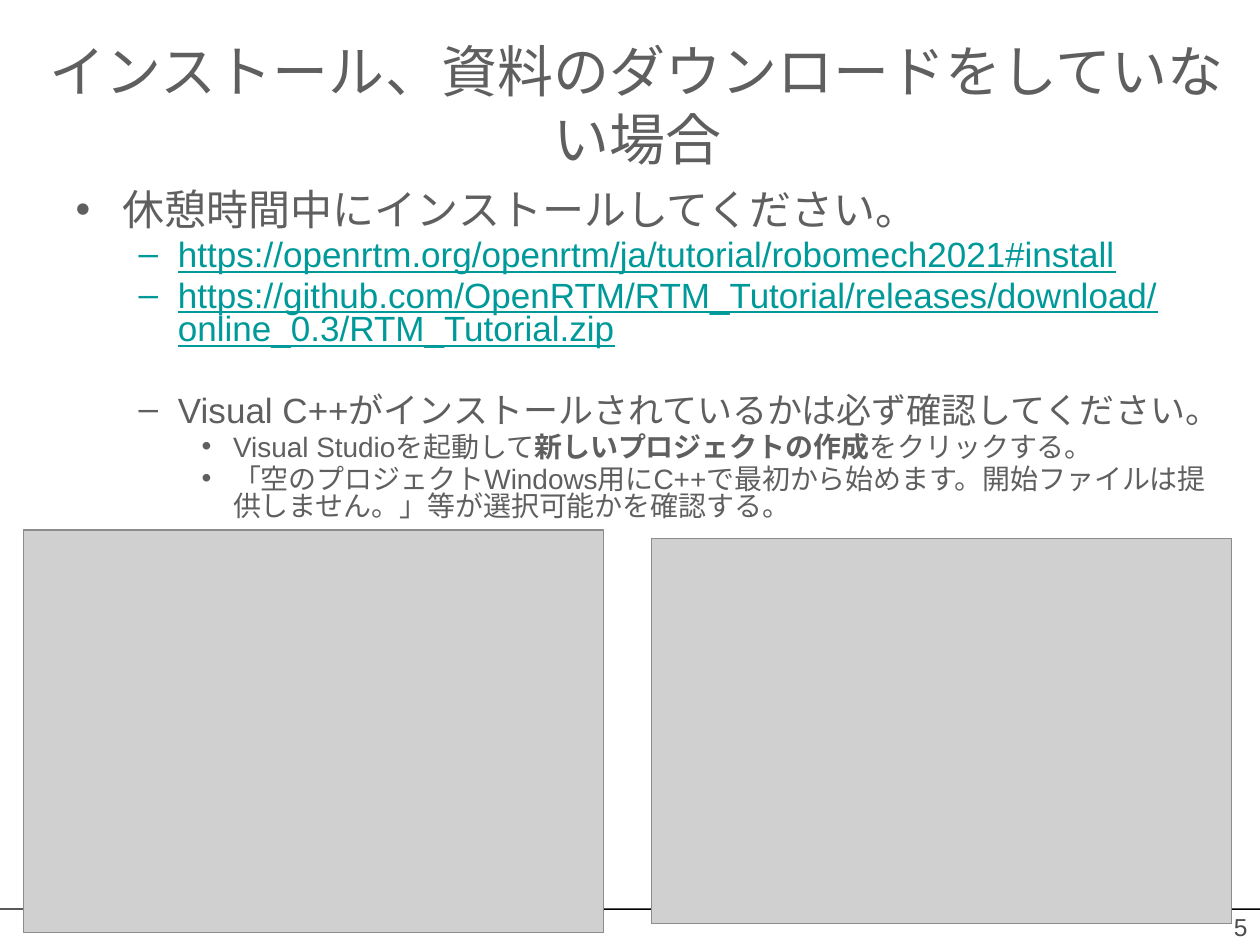
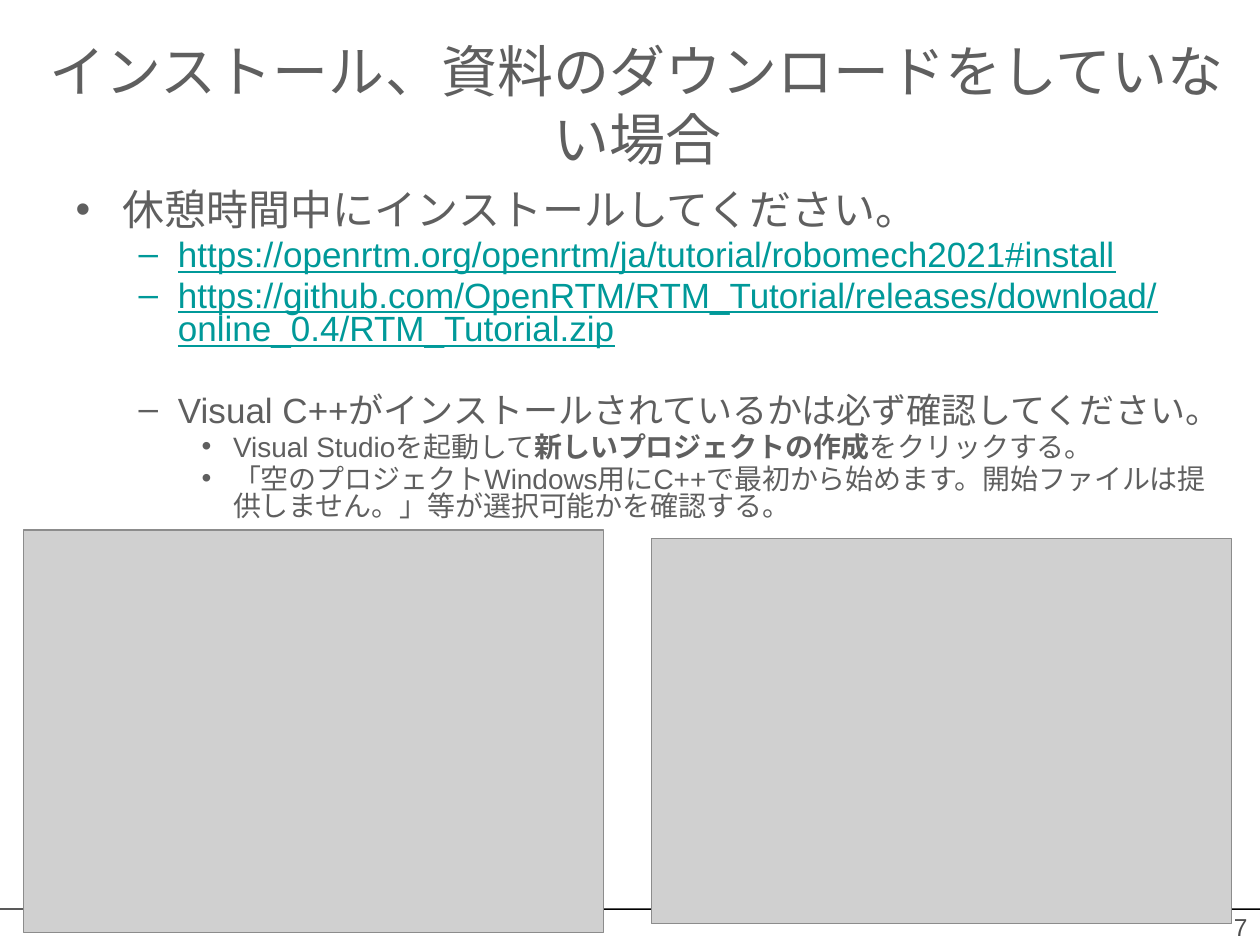
Before and after one commit to OpenRTM/RTM_Tutorial, a slide deck: slide 7 of ppt/インストールの確認_online.pptx (slide 5 before the commit). Drawn at 1260x945 pixels with LibreOffice and Linux fonts; fonts in the diff are those of the drawing; grey boxes stand for pictures; background and template pictures are left out. Boxes give left, top, right and bottom in pixels: in the first picture for what was removed or moved away, otherwise in the second. Text is boxed around its words. In the diff, an @@ line names an element or a change of style, - is before the commit and + after.

```diff
--- a/ppt/インストールの確認_online.pptx
+++ b/ppt/インストールの確認_online.pptx
@@ text at (178,282,1157,348): text changed @@
-  – https://github.com/OpenRTM/RTM_Tutorial/releases/download/online_0.3/RTM_Tutorial.zip
+  – https://github.com/OpenRTM/RTM_Tutorial/releases/download/online_0.4/RTM_Tutorial.zip
@@ page number at (1234,919,1248,936): text changed @@
-5
+7
```
Also in this commit, not shown: 1 other slide changed, 2 slides added, 1 other file.
